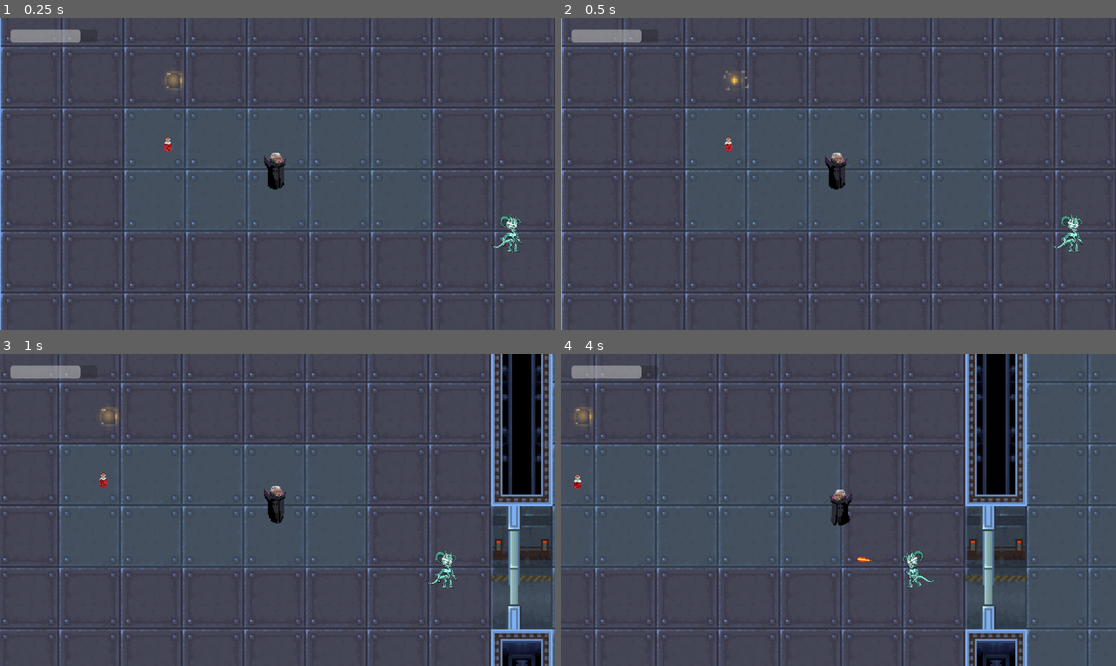
Above: before the commit, frames 1-4 (two rows, left to right).
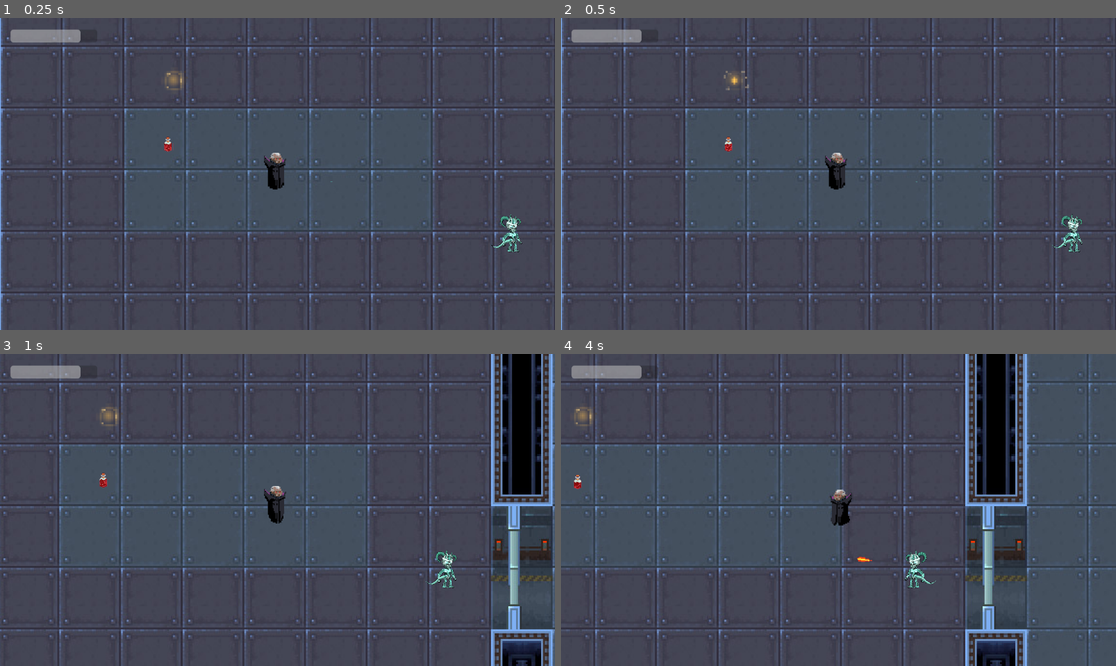
Above: after the commit, the same moments.

Repository: brianxiaodev/bloodmoon
Game: Godot game, scene res://scenes/blood_moon.tscn
Two runs of this game, one before a commit and one after it. Both use one fixed random seed, a clock stepped at 60 frames per second and the inputs below.
Inputs:
- Up to frame 1 (0.25 s): no input
- Up to frame 2 (0.5 s): no input
- Up to frame 3 (1 s): hold Right (ui_right) from 0.53 s (still down); hold Shift (dash) from 0.53 s (still down)
- Up to frame 4 (4 s): release Right (ui_right) at 1.28 s; release Shift (dash) at 1.28 s; hold Down (ui_down) 1.28-2.03 s; tap Z (stealth) at 1.35, 2.85 s; hold Right (ui_right) 2.03-2.78 s; hold Shift (dash) 2.03-2.78 s; hold Up (ui_up) 2.78-3.53 s; hold Left (ui_left) from 3.53 s (still down); hold Shift (dash) from 3.53 s (still down)

Frame 1 is identical in both runs. In frame 2, less than 0.1% of the frame differs, in the area x 88-94%, y 62-74%; in frame 3, 0.1%; in frame 4, 0.3%, in the area x 61-68%, y 62-76%.

Commit message:
fixed patroling animation

Diff:
--- a/scenes/enemy.tscn
+++ b/scenes/enemy.tscn
@@ -243,7 +243,7 @@
 }],
 "loop": true,
 "name": &"idle",
-"speed": 5.0
+"speed": 7.0
 }, {
 "frames": [{
 "duration": 1.0,
@@ -403,7 +403,7 @@
 }],
 "loop": true,
 "name": &"walk",
-"speed": 6.0
+"speed": 8.0
 }]
 
 [sub_resource type="RectangleShape2D" id="RectangleShape2D_g0wcc"]
--- a/scripts/ai.gd
+++ b/scripts/ai.gd
@@ -34,10 +34,19 @@
 				enemy.move_and_slide()
 				if enemy_velocity.x != 0:
 					enemy.get_node("AnimatedSprite2D").flip_h = enemy_velocity.x < 0
+				if enemy_velocity.length() > 1:
+					if enemy.get_node("AnimatedSprite2D").animation != "walk":
+						enemy.get_node("AnimatedSprite2D").play("walk")
+				else:
+					if enemy.get_node("AnimatedSprite2D").animation != "idle":
+						enemy.get_node("AnimatedSprite2D").play("idle")
 				if enemy.global_position.distance_to(patrol_location) < 5:
 					patrol_location_reached = true
 					enemy_velocity = Vector2.ZERO
 					patrol_timer.start()
+			else:
+				if enemy.get_node("AnimatedSprite2D").animation != "idle":
+					enemy.get_node("AnimatedSprite2D").play("idle")
 		State.ENGAGE:
 			if target and is_instance_valid(target) and is_instance_valid(enemy):
 				var facing_dir = target.global_position.x - enemy.global_position.x
